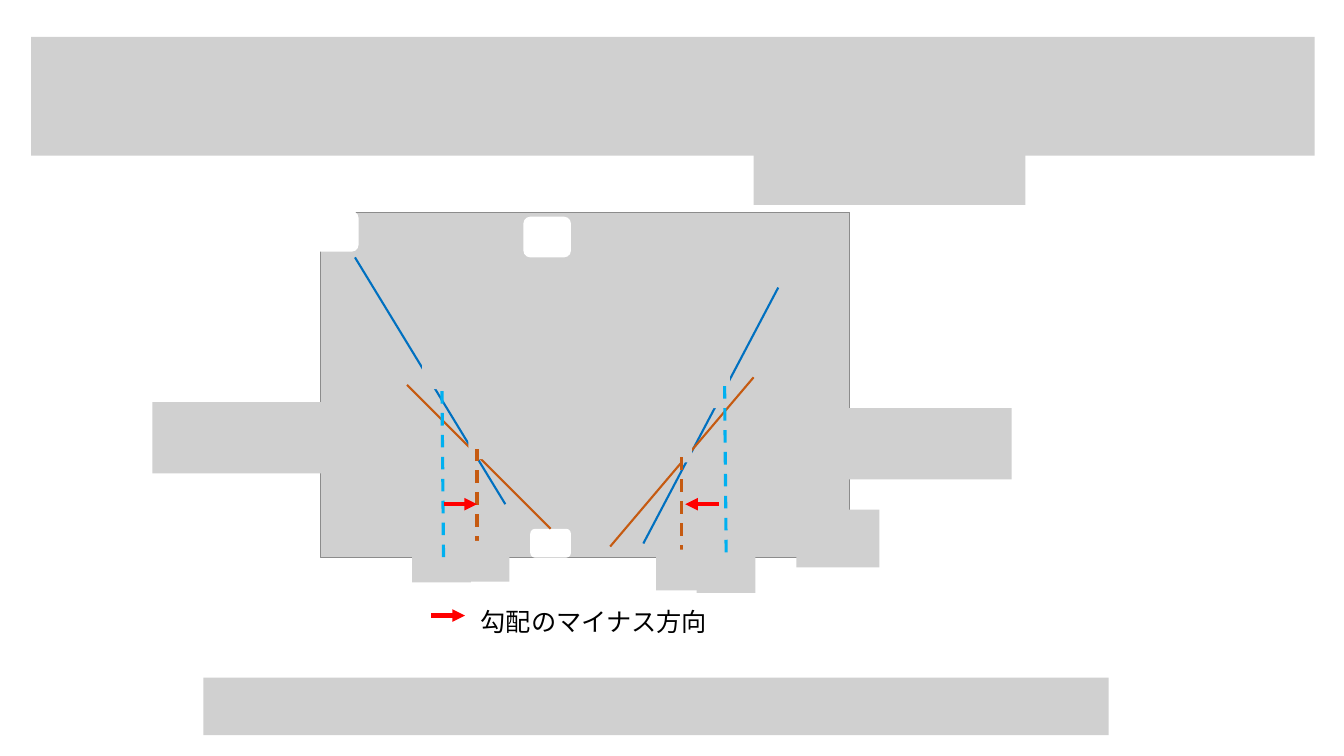
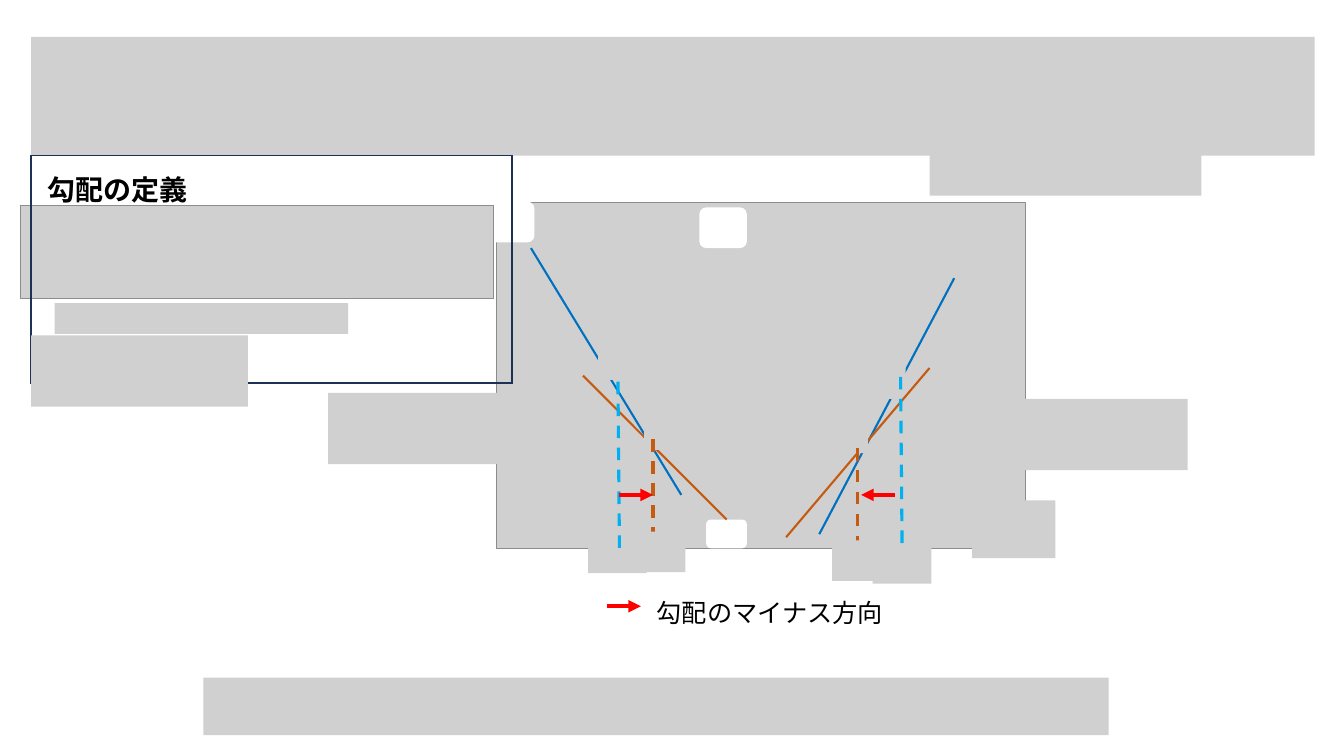
Before and after one commit to ueharaLab/python_intro5_condition, a slide deck: slide 4 of 勾配降下法.pptx. Drawn at 1344x756 pixels with LibreOffice and Linux fonts; fonts in the diff are those of the drawing; grey boxes stand for pictures. Boxes give left, top, right and bottom in pixels: in the first picture for what was removed or moved away, otherwise in the second. Text is boxed around its words. In the diff, an @@ line names an element or a change of style, - is before the commit and + after.

```diff
--- a/勾配降下法.pptx
+++ b/勾配降下法.pptx
@@ picture added at (930,145,1202,196) @@
@@ rectangle added at (31,155,512,383), outline #1E3256 1 pt @@
@@ text added at (48,176,188,206), 20 pt, text #000000, bold @@
+勾配の定義
@@ picture removed at (754,154,1026,205) @@
@@ picture added at (21,206,494,298) @@
@@ picture added at (54,303,348,335) @@
@@ picture removed at (422,316,496,389) @@
@@ picture added at (598,307,671,380) @@
@@ picture added at (833,326,906,399) @@
@@ picture added at (31,336,248,407) @@
@@ picture removed at (656,335,730,408) @@
@@ picture removed at (469,386,541,460) @@
@@ picture removed at (619,389,692,463) @@
@@ picture added at (644,377,717,451) @@
@@ picture added at (796,380,868,454) @@
@@ picture removed at (152,402,400,474) @@
@@ picture added at (329,393,577,465) @@
@@ picture removed at (764,408,1012,480) @@
@@ picture added at (940,399,1188,471) @@
@@ 8 lines, 3 rounded rectangles, 3 arrows, 1 picture, 1 text: place and size @@
-8 lines, 3 rounded rectangles, 3 arrows, 1 picture, 1 text at (312,211,850,633)
+8 lines, 3 rounded rectangles, 3 arrows, 1 picture, 1 text at (487,202,1026,624)
@@ picture added at (973,500,1057,558) @@
@@ picture added at (588,532,646,573) @@
@@ picture added at (627,531,686,572) @@
@@ picture removed at (797,510,880,568) @@
@@ picture removed at (412,541,471,582) @@
@@ picture removed at (452,541,510,582) @@
@@ picture removed at (656,549,715,590) @@
@@ picture removed at (697,553,755,593) @@
@@ picture added at (832,540,890,581) @@
@@ picture added at (873,543,932,584) @@
```
Also in this commit, not shown: 1 other slide changed.
